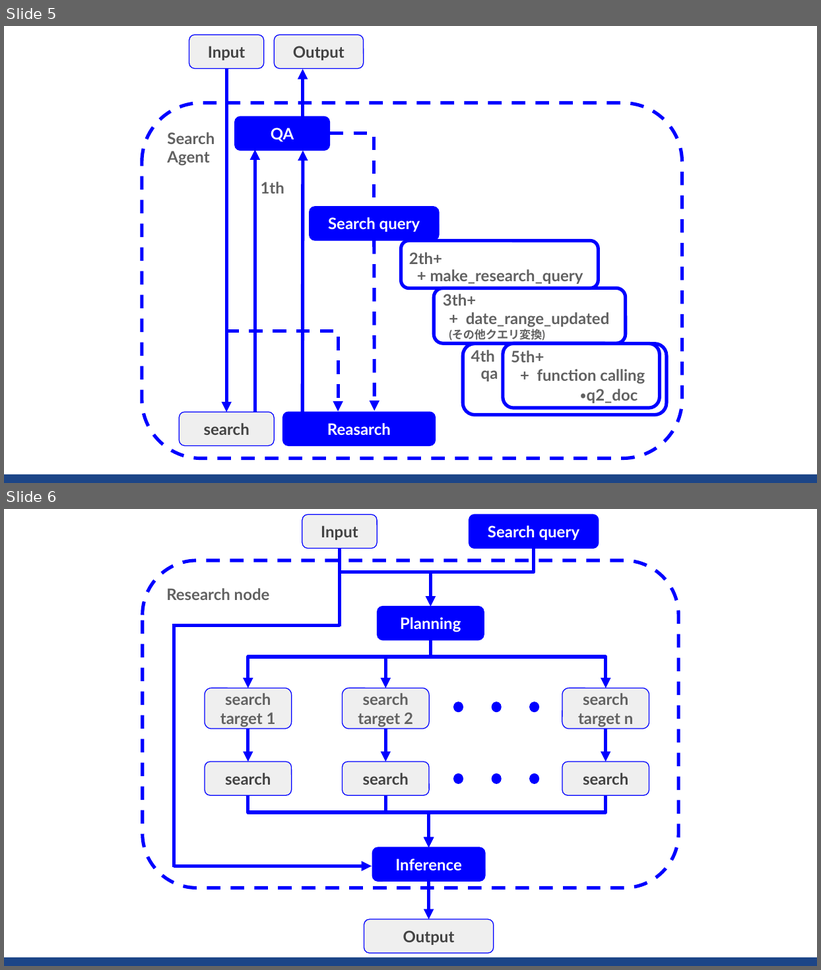
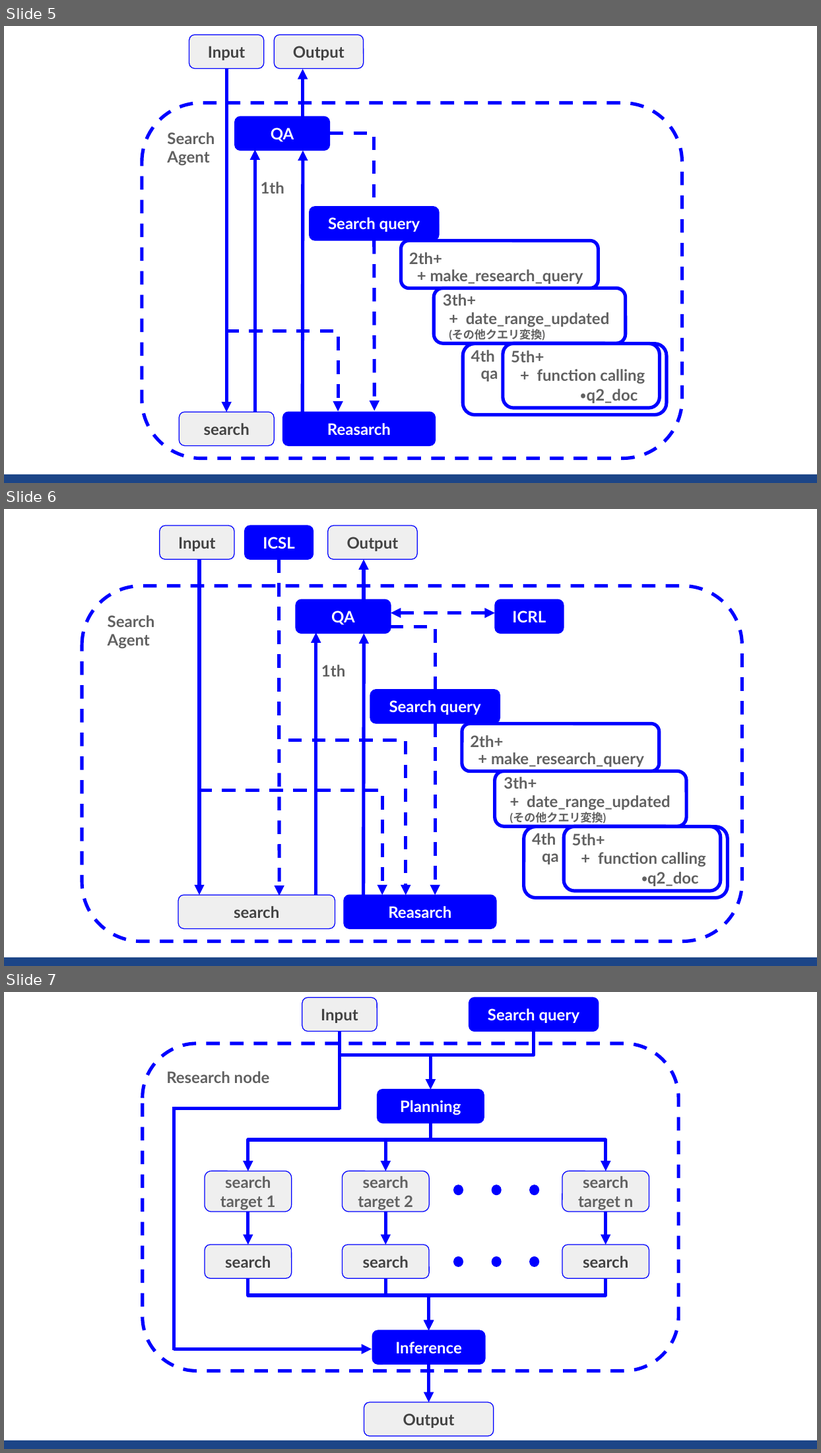
Before and after one commit to sekihan02/code_sundbox, a slide deck: search_small_agent.pptx. Shown one above the other, each under a label of ours: slides 5 and 6 before the commit, slides 5, 6 and 7 after it. The pictures are 821x970 and 821x1453 pixels, drawn with LibreOffice and Linux fonts; fonts in the diff are those of the drawing. Boxes give left, top, right and bottom in pixels: in the first picture for what was removed or moved away, otherwise in the second. Text is boxed around its words. In the diff, an @@ line names an element or a change of style, - is before the commit and + after.

Commit message:
add search agent

```diff
--- a/search_small_agent.pptx
+++ b/search_small_agent.pptx
@@ slide 6 added at <box>4,509,817,966</box>, background #FFFFFF; not listed: 1 template element that a slide beside it also shows @@
@@ rounded rectangle added at <box>159,525,234,559</box>, fill #EFEFEF, outline #0000FF 0.75 pt, 14 pt, text #424242, bold @@
+Input
@@ rounded rectangle added at <box>245,525,313,559</box>, fill #0000FF, outline #0000FF 0.75 pt, 14 pt, text #FFFFFF, bold @@
+ICSL
@@ rounded rectangle added at <box>327,525,417,559</box>, fill #EFEFEF, outline #0000FF 0.75 pt, 14 pt, text #424242, bold @@
+Output
@@ arrow added from (199, 551) to (199, 895), #0000FF 3 pt @@
@@ elbow arrow added from (199, 551) to (382, 895), #0000FF 3 pt dashed @@
@@ elbow arrow added from (279, 559) to (406, 895), #0000FF 3 pt dashed @@
@@ arrow added from (279, 559) to (280, 896), #0000FF 3 pt dashed @@
@@ arrow added from (364, 607) to (364, 559), #0000FF 3 pt @@
@@ rounded rectangle added at <box>82,586,743,943</box>, outline #0000FF 3 pt dashed, 14 pt, text #616161, bold @@
+Search
+Agent
@@ rounded rectangle added at <box>296,599,391,633</box>, fill #0000FF, outline #0000FF 0.75 pt, 14 pt, text #FFFFFF, bold @@
+QA
@@ rounded rectangle added at <box>495,599,564,633</box>, fill #0000FF, outline #0000FF 0.75 pt, 14 pt, text #FFFFFF, bold @@
+ICRL
@@ elbow line added from (390, 627) to (435, 690), #0000FF 3 pt dashed @@
@@ double arrow added from (391, 613) to (495, 613), #0000FF 3 pt dashed @@
@@ arrow added from (316, 896) to (316, 632), #0000FF 3 pt @@
@@ arrow added from (364, 895) to (364, 633), #0000FF 3 pt @@
@@ text added at <box>321,665,345,677</box>, 14 pt, text #616161, bold @@
+1th
@@ rounded rectangle added at <box>371,690,500,723</box>, fill #0000FF, outline #0000FF 0.75 pt, 14 pt, text #FFFFFF, bold @@
+Search query
@@ arrow added from (435, 723) to (435, 895), #0000FF 3 pt dashed @@
@@ rounded rectangle added at <box>462,723,659,772</box>, outline #0000FF 3 pt @@
@@ rounded rectangle added at <box>468,745,666,772</box>, fill #FFFFFF, outline #FFFFFF 0.75 pt, 14 pt, text #616161, bold @@
++ make_research_query
@@ text added at <box>470,735,503,747</box>, 14 pt, text #616161, bold @@
+2th+
@@ rounded rectangle added at <box>495,772,687,827</box>, outline #0000FF 3 pt @@
@@ text added at <box>504,777,537,789</box>, 14 pt, text #616161, bold @@
+3th+
@@ rounded rectangle added at <box>500,793,692,824</box>, 14 pt, text #616161, bold @@
++ date_range_updated
+(その他クエリ変換)
@@ rounded rectangle added at <box>523,827,727,898</box>, outline #0000FF 3 pt @@
@@ text added at <box>532,833,556,845</box>, 14 pt, text #616161, bold @@
+4th
@@ rounded rectangle added at <box>564,827,721,891</box>, outline #0000FF 3 pt @@
@@ text added at <box>572,834,605,846</box>, 14 pt, text #616161, bold @@
+5th+
@@ text added at <box>542,854,559,865</box>, 14 pt, text #616161, bold @@
+qa
@@ rounded rectangle added at <box>570,848,717,869</box>, fill #FFFFFF, outline #FFFFFF 0.75 pt, 14 pt, text #616161, bold @@
++ function calling
@@ rounded rectangle added at <box>632,865,722,891</box>, 14 pt, text #616161, bold @@
+・q2_doc
@@ rounded rectangle added at <box>178,895,335,929</box>, fill #EFEFEF, outline #0000FF 0.75 pt, 14 pt, text #424242, bold @@
+search
@@ rounded rectangle added at <box>344,895,497,929</box>, fill #0000FF, outline #0000FF 0.75 pt, 14 pt, text #FFFFFF, bold @@
+Reasarch
@@ what was slide 6 is now slide 7 @@
```
Also in this commit, not shown: 1 slide changed, 8 other files.
